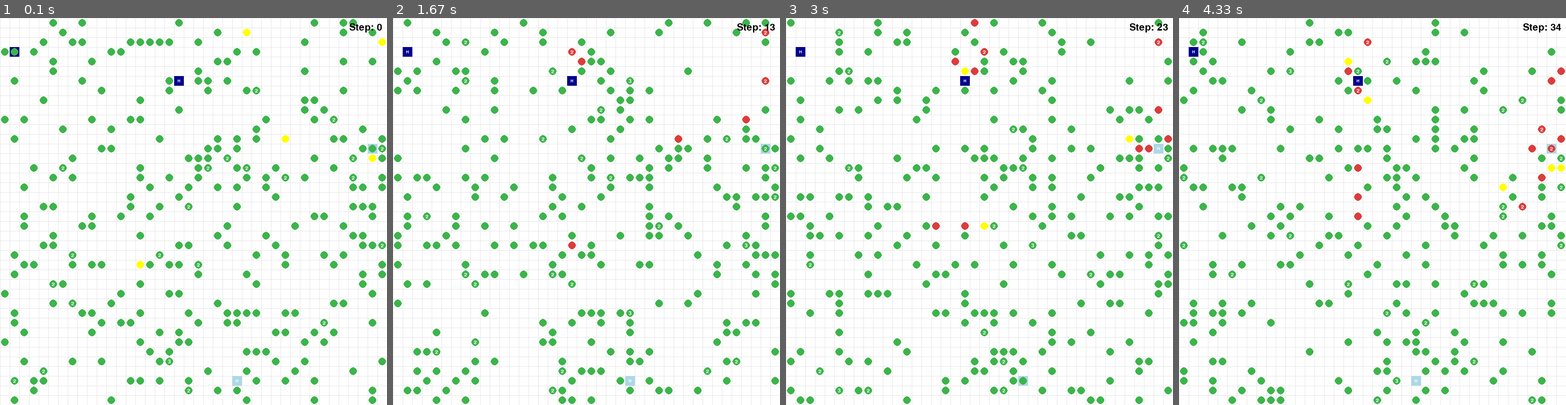
Above: before the commit, frames 1-4 (left to right).
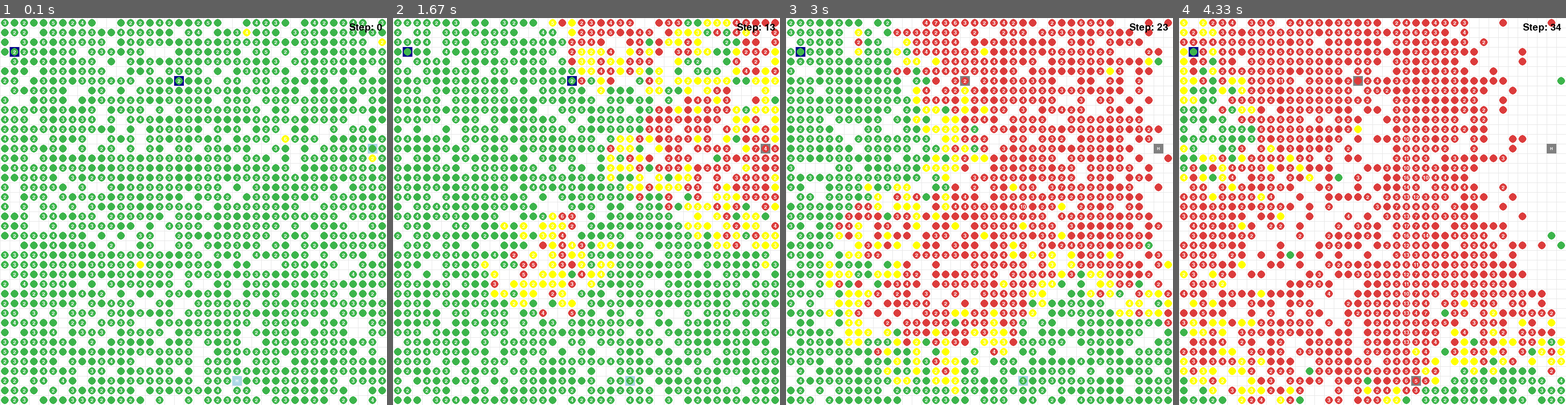
Above: after the commit, the same moments.

Repository: shaan101patel/Pandemic-Flu-Spread-Simulation
Game: pygame game, started from src/main.py
The game is run twice, just before and just after one commit, with the same random seed, the same clock (stepped at 60 frames per second) and the same inputs.
Inputs:
- Up to frame 1 (0.1 s): no input
- Up to frame 2 (1.67 s): no input
- Up to frame 3 (3 s): no input
- Up to frame 4 (4.33 s): no input

The runs differ from the first frame. In frame 1, 32% of the frame differs, in the area x 0-100%, y 0-100%; in frame 2, 35%; in frame 3, 37%; in frame 4, 35%.

Commit message:
agent_test

Diff:
--- a/src/main.py
+++ b/src/main.py
@@ -29,7 +29,7 @@
     # Init
     StateSpace = 40
     NumOfHospitals = 4
-    NumAgents = 300
+    NumAgents = 3000
     SickPeople = 5
 
     # Create grid and hospitals
